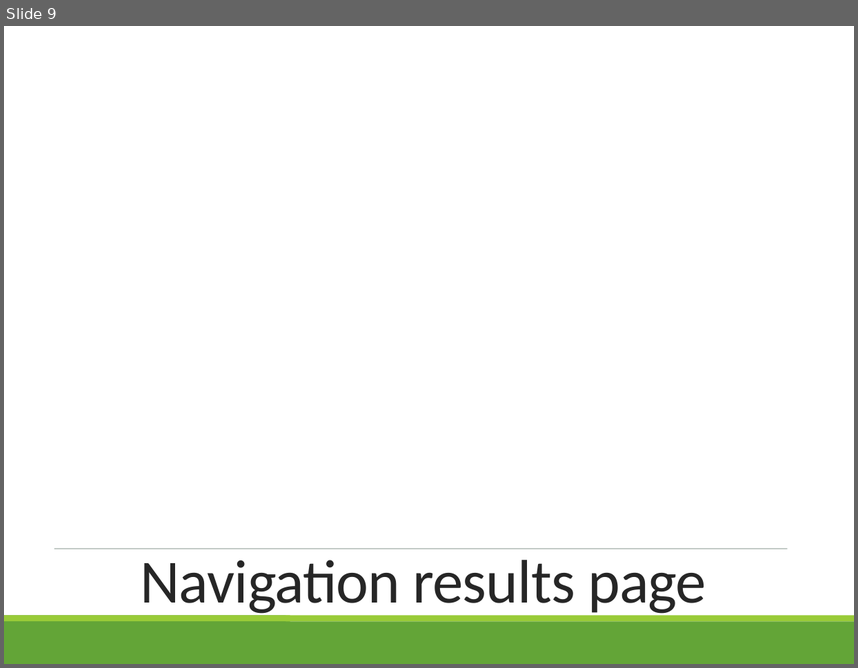
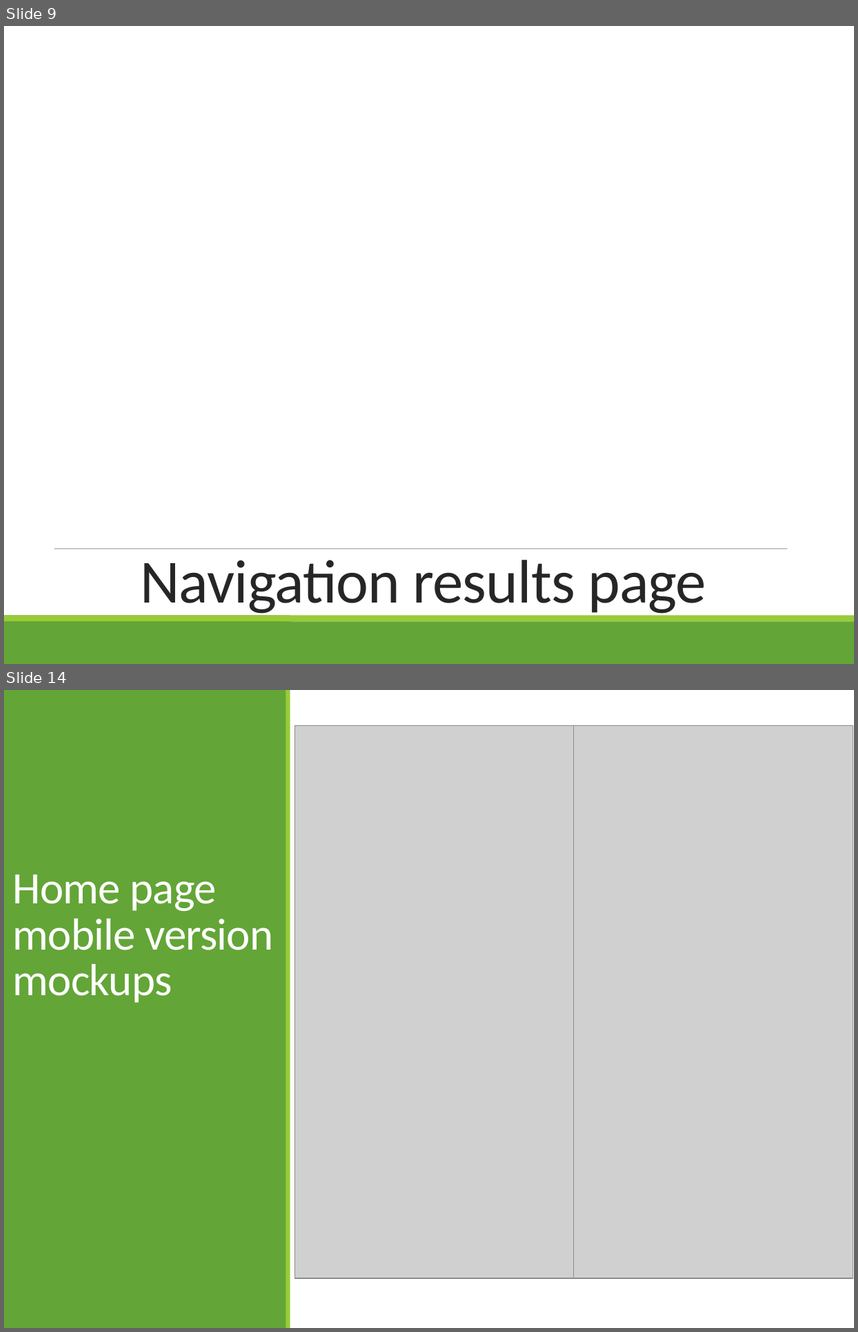
Before and after one commit to ADVsummer/CapstoneProjectB, a slide deck: Process book continuation PPT.pptx. Shown one above the other, each under a label of ours: slide 9 before the commit, slides 9 and 14 after it; the slides between them are not shown. The pictures are 858x668 and 858x1332 pixels, drawn with LibreOffice and Linux fonts; fonts in the diff are those of the drawing; grey boxes stand for pictures; background and template pictures are left out. Boxes give left, top, right and bottom in pixels: in the first picture for what was removed or moved away, otherwise in the second. Text is boxed around its words. In the diff, an @@ line names an element or a change of style, - is before the commit and + after.

```diff
--- a/Process book continuation PPT.pptx
+++ b/Process book continuation PPT.pptx
@@ slide 14 added at bbox=[4, 690, 854, 1328], background #FFFFFF; not listed: 2 template elements that a slide beside it also shows @@
@@ picture added at bbox=[294, 726, 573, 1279] @@
@@ picture added at bbox=[573, 726, 853, 1279] @@
@@ title added at bbox=[13, 874, 273, 1003], 38 pt, text #FFFFFF @@
+Home page
+mobile version mockups
```
Also in this commit, not shown: 6 other slides added, 25 other files.
